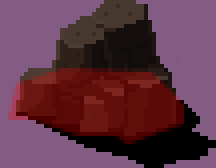
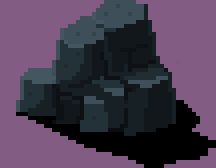
Two versions of the same layered image (w=216, h=168). Layer-by-layer changes:
hid "Collider" over [8, 68, 184, 144]
painted on "LargeRockA.png" over [16, 0, 180, 136]
